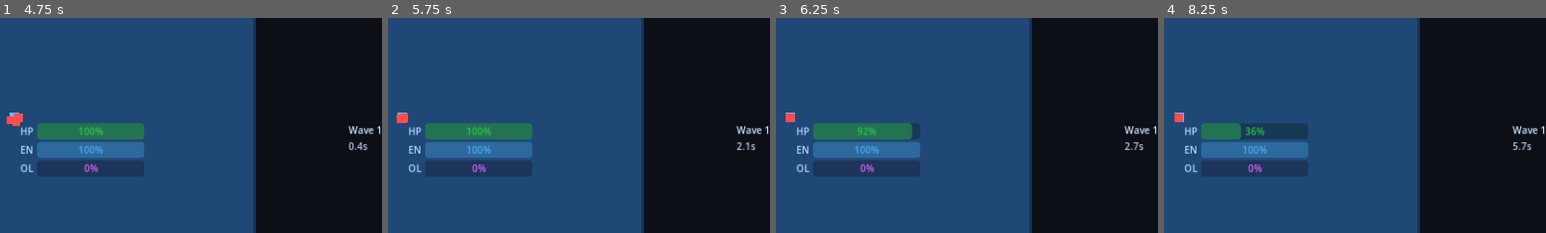
Above: before the commit, frames 1-4 (left to right).
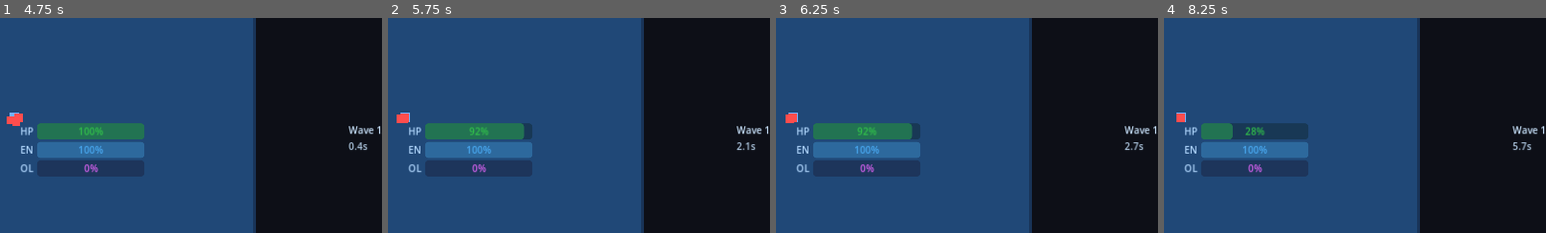
Above: after the commit, the same moments.

Repository: Sycamore-Grove/Overlogic
Game: Godot game, scene res://scenes/MainMenu.tscn
Two runs of this game, one before a commit and one after it. Both use one fixed random seed, a clock stepped at 60 frames per second and the inputs below.
Inputs (mouse positions are % of the whole screen's width and height, from its top left):
- Up to frame 1 (4.75 s): click "Start Simulation" at 0.5 s; click (22, 15) at 1.27 s; click (22, 20) at 2.02 s; click (22, 24) at 2.77 s; click "Add Rule" at 3.5 s; click "Run Simulation" at 4.25 s
- Up to frame 2 (5.75 s): tap Enter at 5 s; hold S (speed_toggle) from 5.03 s (still down)
- Up to frame 3 (6.25 s): release S (speed_toggle) at 5.78 s; tap S (speed_toggle) at 5.85 s
- Up to frame 4 (8.25 s): tap Space at 6.5, 8 s; hold S (speed_toggle) 6.53-7.28 s; tap Enter at 7.25 s; tap S (speed_toggle) at 7.35 s; hold S (speed_toggle) from 8.03 s (still down)
The pictures show only the part of the screen within x 48-98%, y 27-77%; the shares and areas given below are measured in that part.

Frame 1 is identical in both runs. In frame 2, 0.3% of the frame differs, in the area x 2-38%, y 44-57%; in frame 3, less than 0.1%; in frame 4, 0.3%.

Commit message:
fix(round2): robot movement smoothness, brain speed sync, charger wall detect, boss death instant win, null guards, rule id stability

Diff:
--- a/scripts/core/CombatArena.gd
+++ b/scripts/core/CombatArena.gd
@@ -208,6 +208,14 @@
 func _on_enemy_died() -> void:
 	# remove from ctx.enemies handled by queue_free; we just clean list
 	ctx.enemies = ctx.enemies.filter(func(e): return is_instance_valid(e) and not e.is_dead())
+	# Boss death = instant victory (ignore any summoned minions still alive)
+	if ctx.boss != null and not is_instance_valid(ctx.boss) and not battle_ended:
+		# clear remaining minions so live_enemies() == 0 triggers win check naturally
+		for e in ctx.enemies:
+			if is_instance_valid(e) and not e.is_dead():
+				e.queue_free()
+		ctx.enemies.clear()
+		ctx.boss = null
 
 func _on_boss_phase_changed(p: int) -> void:
 	if phase_label != null:
--- a/scripts/core/GameState.gd
+++ b/scripts/core/GameState.gd
@@ -39,6 +39,7 @@
 
 # ---- Last battle result (for report) ----
 var last_report: Dictionary = {}
+var _rule_counter: int = 0
 
 func _ready() -> void:
 	reset_run()
@@ -75,8 +76,9 @@
 	_advance_teach_rules_to(1)
 
 func _new_rule(cond_id: String, cond_val: Variant, act_id: String, prio: int) -> Dictionary:
+	_rule_counter += 1
 	return {
-		"id": "rule_%d" % (rules.size() + 1 + randi() % 100000),
+		"id": "rule_%d" % _rule_counter,
 		"conditionId": cond_id,
 		"conditionValue": cond_val,
 		"actionId": act_id,
--- a/scripts/enemies/BossProtocolWarden.gd
+++ b/scripts/enemies/BossProtocolWarden.gd
@@ -159,9 +159,12 @@
 			break
 		var crawler_data: Dictionary = GameDatabase.get_enemy("crawler")
 		var crawler: Node = preload("res://scripts/enemies/CrawlerEnemy.gd").new()
+		get_parent().add_child(crawler)
 		crawler.init(crawler_data, ctx)
 		var angle: float = randf() * TAU
-		crawler.global_position = global_position + Vector2(cos(angle), sin(angle)) * 1.5
+		crawler.global_position = ctx.clamp_to_arena(global_position + Vector2(cos(angle), sin(angle)) * 1.5)
 		ctx.enemies.append(crawler)
-		get_parent().add_child(crawler)
+		# connect died signal so ctx.enemies is cleaned when summoned crawler dies
+		if crawler.has_signal("died") and get_parent().has_method("_on_enemy_died"):
+			crawler.died.connect(get_parent()._on_enemy_died)
 		live_crawlers += 1
--- a/scripts/enemies/ChargerEnemy.gd
+++ b/scripts/enemies/ChargerEnemy.gd
@@ -54,15 +54,19 @@
 		"charging":
 			state = "charging"
 			var step: float = charge_speed * dt
+			var prev_pos: Vector2 = global_position
 			global_position += charge_dir * step
-			global_position = ctx.clamp_to_arena(global_position)
-			charge_remaining -= step
+			var clamped: Vector2 = ctx.clamp_to_arena(global_position)
+			var moved: float = clamped.distance_to(prev_pos)
+			global_position = clamped
+			charge_remaining -= moved
 			# contact with robot
 			if global_position.distance_to(robot_pos) <= body_radius + ctx.robot.body_radius:
 				ctx.robot.take_damage(damage, enemy_id)
 				charge_state = "idle"
 				attack_timer = attack_cooldown
-			elif charge_remaining <= 0.0 or global_position == ctx.clamp_to_arena(global_position):
+			elif charge_remaining <= 0.0 or moved < step * 0.5:
+				# ran out of charge distance OR hit a wall (moved much less than intended)
 				charge_state = "idle"
 				attack_timer = attack_cooldown
 
--- a/scripts/logic/LogicBrain.gd
+++ b/scripts/logic/LogicBrain.gd
@@ -32,7 +32,8 @@
 func _process(delta: float) -> void:
 	if robot == null or not is_instance_valid(robot) or robot.is_dead():
 		return
-	var scaled: float = delta * speed_mul
+	var speed: float = ctx.time_speed if ctx != null else 1.0
+	var scaled: float = delta * speed
 	tick_timer += scaled
 	# overlogic fast-switch window
 	recent_rule_window += scaled
--- a/scripts/robot/RobotController.gd
+++ b/scripts/robot/RobotController.gd
@@ -87,7 +87,7 @@
 	if overdrive_timer <= 0.0:
 		energy = minf(max_energy, energy + float(stats.stat("energy_regen", 8.0)) * dt)
 	# Energy overflow tracking
-	if energy >= max_energy - 0.01:
+	if energy >= max_energy - 0.01 and ctx != null and ctx.tracker != null:
 		ctx.tracker.record_energy_overflow(dt)
 	# Cooldowns
 	if invuln_timer > 0.0:
@@ -117,7 +117,8 @@
 	# Move with clamping to arena
 	var next_pos: Vector2 = global_position + velocity * dt
 	global_position = ctx.clamp_to_arena(next_pos)
-	move_intent = Vector2.ZERO
+	# NOTE: move_intent is NOT cleared here — it persists between ticks so the
+	# robot keeps moving smoothly. ActionExecutor overwrites it each logic tick.
 	energy_changed.emit(energy, max_energy)
 
 # ---- Action hooks (called by ActionExecutor) ----
@@ -168,7 +169,8 @@
 	if shield_timer > 0.0:
 		actual = amount * (1.0 - shield_reduce)
 	hp -= actual
-	ctx.tracker.record_damage_taken(amount, source_kind)
+	if ctx != null and ctx.tracker != null:
+		ctx.tracker.record_damage_taken(amount, source_kind)
 	if hp <= 0.0 and not dead:
 		hp = 0.0
 		dead = true
Not shown, added: _commit2.bat
